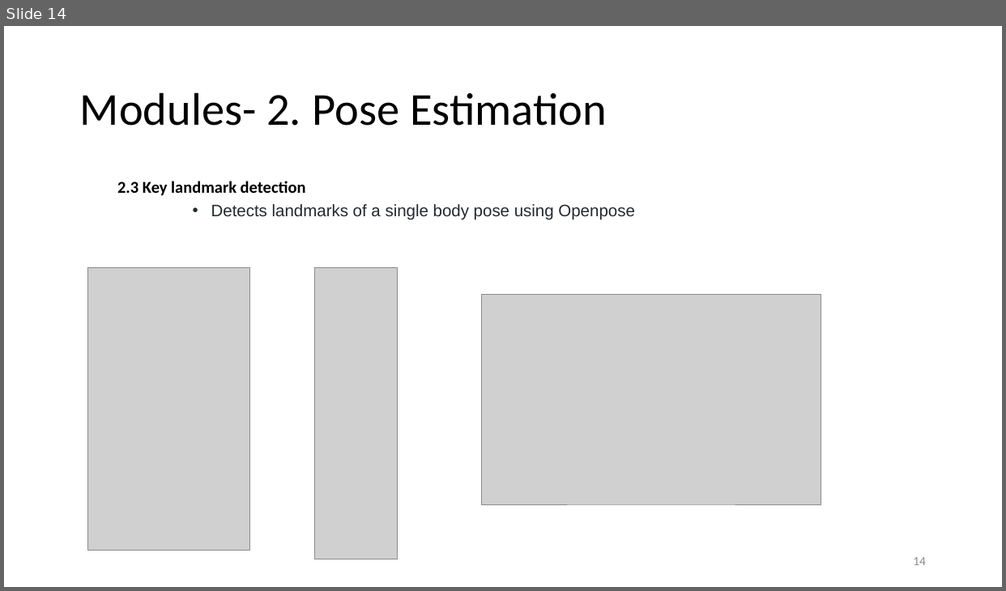
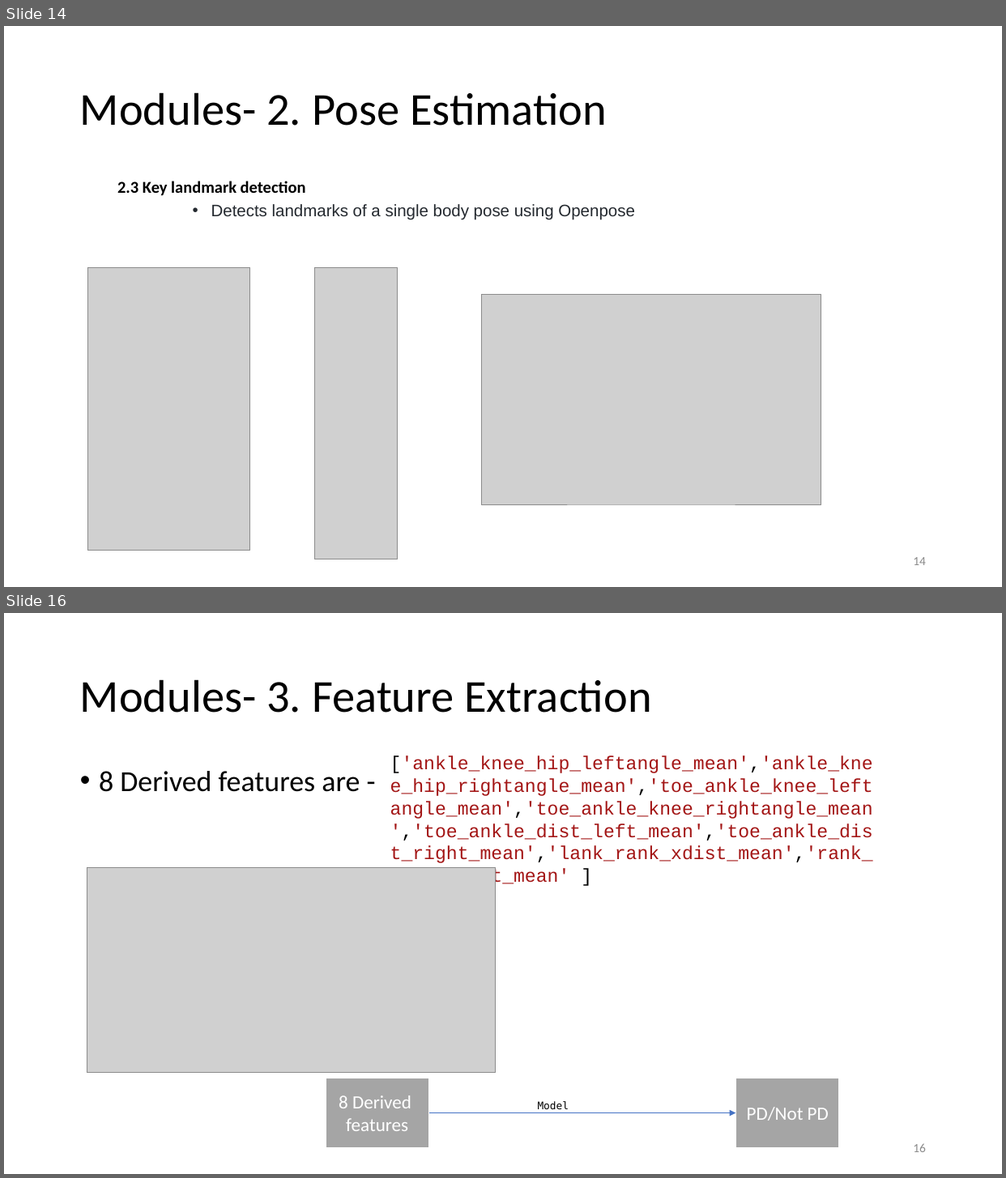
Before and after one commit to aaditya-co/parkinsons_GAIT_Analysis, a slide deck: 2020179001.pptx. Shown one above the other, each under a label of ours: slide 14 before the commit, slides 14 and 16 after it; the slides between them are not shown. The pictures are 1006x591 and 1006x1178 pixels, drawn with LibreOffice and Linux fonts; fonts in the diff are those of the drawing; grey boxes stand for pictures. Boxes give left, top, right and bottom in pixels: in the first picture for what was removed or moved away, otherwise in the second. Text is boxed around its words. In the diff, an @@ line names an element or a change of style, - is before the commit and + after.

```diff
--- a/2020179001.pptx
+++ b/2020179001.pptx
@@ slide 16 added at (4, 613, 1002, 1174), background #FFFFFF @@
@@ title added at (80, 679, 651, 713), 44 pt, text #000000 @@
+Modules- 3. Feature Extraction
@@ text added at (390, 756, 873, 888), 18 pt, text #A31515 @@
+['ankle_knee_hip_leftangle_mean','ankle_knee_hip_rightangle_mean','toe_ankle_knee_leftangle_mean','toe_ankle_knee_rightangle_mean','toe_ankle_dist_left_mean','toe_ankle_dist_right_mean','lank_rank_xdist_mean','rank_lank_xdist_mean' ]
@@ text added at (99, 771, 360, 792), 28 pt, text #000000 @@
+• 8 Derived features are -
@@ picture added at (87, 867, 496, 1072) @@
@@ rectangle added at (325, 1079, 429, 1148), fill #A5A5A5, outline #FFFFFF 1.5 pt, 18 pt, text #FFFFFF @@
+8 Derived
+features
@@ rectangle added at (736, 1079, 840, 1148), fill #A5A5A5, outline #FFFFFF 1.5 pt, 18 pt, text #FFFFFF @@
+PD/Not PD
@@ arrow added from (429, 1113) to (736, 1113), #4472C4 0.5 pt @@
@@ text added at (538, 1101, 569, 1110), 10 pt, text #000000 @@
+Model
@@ page number added at (913, 1144, 926, 1152), 12 pt, text #8C8C8C @@
+16
```
Also in this commit, not shown: 4 slides changed, 3 other slides added, 2 slides removed.
